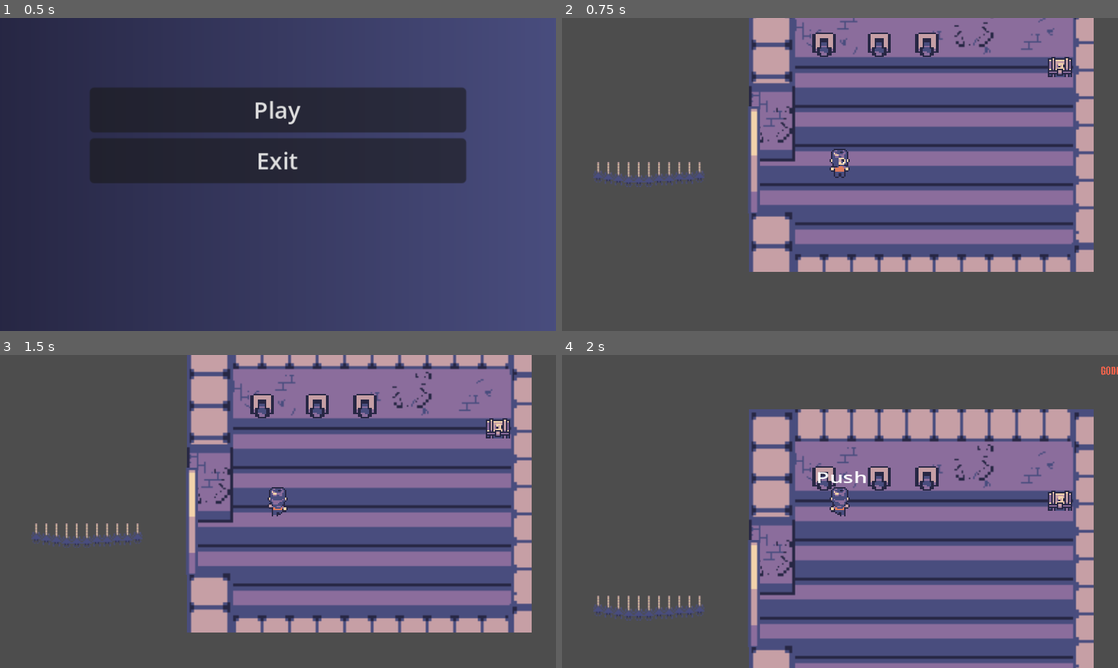
Above: before the commit, frames 1-4 (two rows, left to right).
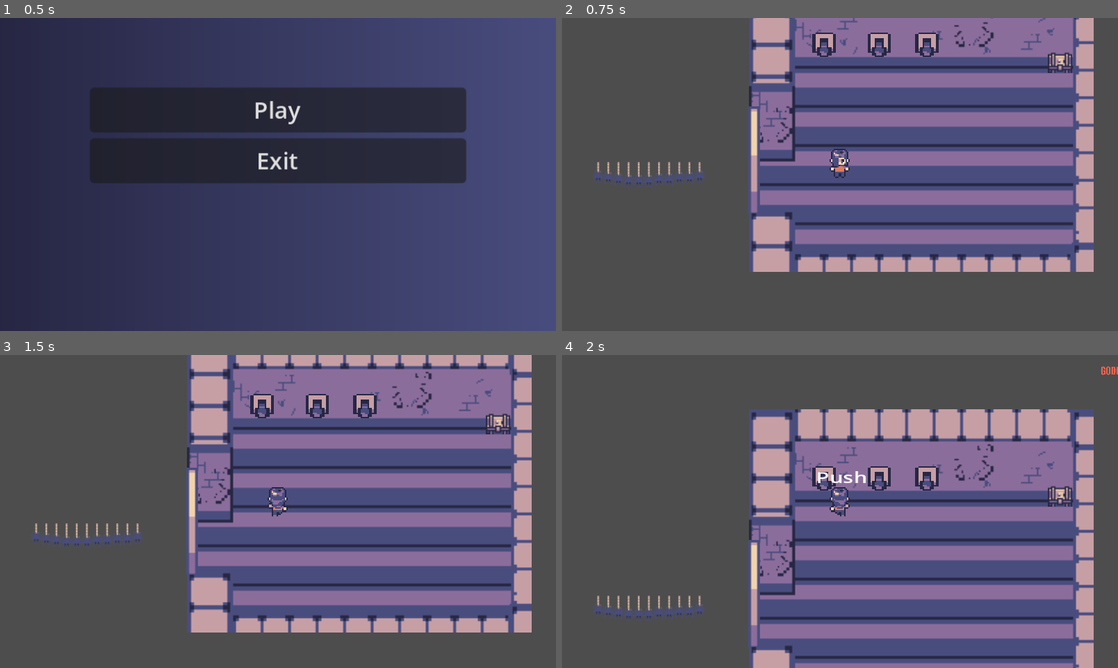
Above: after the commit, the same moments.

Repository: FranzRome/godot-wild-jam--74
Game: Godot game, scene res://scenes/main_menu.tscn
The game is run twice, just before and just after one commit, with the same random seed, the same clock (stepped at 60 frames per second) and the same inputs.
Inputs (mouse positions are in pixels of both pictures, inside the frame that each line leads up to):
- Up to frame 1 (0.5 s): no input
- Up to frame 2 (0.75 s): click "Play" at 0.5 s
- Up to frame 3 (1.5 s): tap Enter at 1.25 s; move the mouse to (250, 574) at 1.27 s; hold W (up) from 1.28 s (still down); tap E (interact) at 1.35 s
- Up to frame 4 (2 s): keep holding W (up)

Frame 1 is identical in both runs. In frame 2, 0.3% of the frame differs, in the area x 87-92%, y 10-19%; in frame 3, 0.3%, in the area x 87-92%, y 18-27%; in frame 4, 0.3%.

Commit message:
simple chest opening animation with dagger

Diff:
--- a/scenes/game_components/interact_area/interact_area.tscn
+++ b/scenes/game_components/interact_area/interact_area.tscn
@@ -1,6 +1,6 @@
 [gd_scene load_steps=3 format=3 uid="uid://bafdf18a4ruk6"]
 
-[ext_resource type="Script" path="res://scripts/lever_interact_area.gd" id="1_0ie26"]
+[ext_resource type="Script" path="res://scripts/interact_area_lever.gd" id="1_0ie26"]
 
 [sub_resource type="CircleShape2D" id="CircleShape2D_t4ngj"]
 radius = 13.0384
--- a/scenes/game_components/treasure_chest/treasure_chest.tscn
+++ b/scenes/game_components/treasure_chest/treasure_chest.tscn
@@ -1,92 +1,197 @@
-[gd_scene load_steps=14 format=3 uid="uid://d2hj4dymn3ovi"]
+[gd_scene load_steps=13 format=3 uid="uid://d2hj4dymn3ovi"]
 
+[ext_resource type="Script" path="res://scripts/treasure_chest.gd" id="1_nx4qa"]
 [ext_resource type="PackedScene" uid="uid://bafdf18a4ruk6" path="res://scenes/game_components/interact_area/interact_area.tscn" id="1_u2ndu"]
-[ext_resource type="Script" path="res://scripts/treasure_chest.gd" id="2_i6aab"]
+[ext_resource type="Texture2D" uid="uid://bld8av7qw2yh1" path="res://sprites/Objects_against_Enemies/Silver_daggers/Sprite_silver_dagger.png" id="2_cg4tm"]
+[ext_resource type="Script" path="res://scripts/interact_area_treasure_chest.gd" id="2_i6aab"]
 [ext_resource type="Texture2D" uid="uid://da6lfpvhfvum2" path="res://sprites/Props/Treasure_box/Sprite_TreasureBox_32pixt-export-Sheet.png" id="3_7gm2x"]
 
 [sub_resource type="RectangleShape2D" id="RectangleShape2D_ak3ou"]
 size = Vector2(16, 14)
 
-[sub_resource type="AtlasTexture" id="AtlasTexture_8bxmn"]
-atlas = ExtResource("3_7gm2x")
-region = Rect2(0, 0, 16, 16)
+[sub_resource type="AtlasTexture" id="AtlasTexture_iyhyx"]
+atlas = ExtResource("2_cg4tm")
+filter_clip = true
 
-[sub_resource type="AtlasTexture" id="AtlasTexture_whf8b"]
-atlas = ExtResource("3_7gm2x")
-region = Rect2(0, 0, 16, 16)
+[sub_resource type="Animation" id="Animation_brjk5"]
+length = 0.001
+tracks/0/type = "value"
+tracks/0/imported = false
+tracks/0/enabled = true
+tracks/0/path = NodePath("Sprite2D:frame")
+tracks/0/interp = 1
+tracks/0/loop_wrap = true
+tracks/0/keys = {
+"times": PackedFloat32Array(0),
+"transitions": PackedFloat32Array(1),
+"update": 1,
+"values": [0]
+}
+tracks/1/type = "value"
+tracks/1/imported = false
+tracks/1/enabled = true
+tracks/1/path = NodePath("ItemSprite:visible")
+tracks/1/interp = 1
+tracks/1/loop_wrap = true
+tracks/1/keys = {
+"times": PackedFloat32Array(0),
+"transitions": PackedFloat32Array(1),
+"update": 1,
+"values": [false]
+}
+tracks/2/type = "value"
+tracks/2/imported = false
+tracks/2/enabled = true
+tracks/2/path = NodePath("ItemSprite:position")
+tracks/2/interp = 1
+tracks/2/loop_wrap = true
+tracks/2/keys = {
+"times": PackedFloat32Array(0),
+"transitions": PackedFloat32Array(1),
+"update": 0,
+"values": [Vector2(0, -3)]
+}
 
-[sub_resource type="AtlasTexture" id="AtlasTexture_uf58w"]
-atlas = ExtResource("3_7gm2x")
-region = Rect2(16, 0, 16, 16)
+[sub_resource type="Animation" id="Animation_11d26"]
+resource_name = "closed"
+tracks/0/type = "value"
+tracks/0/imported = false
+tracks/0/enabled = true
+tracks/0/path = NodePath("Sprite2D:frame")
+tracks/0/interp = 1
+tracks/0/loop_wrap = true
+tracks/0/keys = {
+"times": PackedFloat32Array(0),
+"transitions": PackedFloat32Array(1),
+"update": 1,
+"values": [0]
+}
+tracks/1/type = "value"
+tracks/1/imported = false
+tracks/1/enabled = true
+tracks/1/path = NodePath("ItemSprite:visible")
+tracks/1/interp = 1
+tracks/1/loop_wrap = true
+tracks/1/keys = {
+"times": PackedFloat32Array(0),
+"transitions": PackedFloat32Array(1),
+"update": 1,
+"values": [false]
+}
 
-[sub_resource type="AtlasTexture" id="AtlasTexture_4xpig"]
-atlas = ExtResource("3_7gm2x")
-region = Rect2(32, 0, 16, 16)
+[sub_resource type="Animation" id="Animation_h8py4"]
+resource_name = "open"
+tracks/0/type = "value"
+tracks/0/imported = false
+tracks/0/enabled = true
+tracks/0/path = NodePath("Sprite2D:frame")
+tracks/0/interp = 1
+tracks/0/loop_wrap = true
+tracks/0/keys = {
+"times": PackedFloat32Array(0),
+"transitions": PackedFloat32Array(1),
+"update": 1,
+"values": [6]
+}
+tracks/1/type = "value"
+tracks/1/imported = false
+tracks/1/enabled = true
+tracks/1/path = NodePath("ItemSprite:visible")
+tracks/1/interp = 1
+tracks/1/loop_wrap = true
+tracks/1/keys = {
+"times": PackedFloat32Array(0),
+"transitions": PackedFloat32Array(1),
+"update": 1,
+"values": [false]
+}
 
-[sub_resource type="AtlasTexture" id="AtlasTexture_1qsdr"]
-atlas = ExtResource("3_7gm2x")
-region = Rect2(48, 0, 16, 16)
+[sub_resource type="Animation" id="Animation_vxq61"]
+resource_name = "opening_chest"
+length = 2.0
+tracks/0/type = "value"
+tracks/0/imported = false
+tracks/0/enabled = true
+tracks/0/path = NodePath("Sprite2D:frame")
+tracks/0/interp = 1
+tracks/0/loop_wrap = true
+tracks/0/keys = {
+"times": PackedFloat32Array(0, 0.1, 0.2, 0.3),
+"transitions": PackedFloat32Array(1, 1, 1, 1),
+"update": 1,
+"values": [0, 1, 2, 3]
+}
+tracks/1/type = "value"
+tracks/1/imported = false
+tracks/1/enabled = true
+tracks/1/path = NodePath("ItemSprite:visible")
+tracks/1/interp = 1
+tracks/1/loop_wrap = true
+tracks/1/keys = {
+"times": PackedFloat32Array(0, 0.366667, 1.96667),
+"transitions": PackedFloat32Array(1, 1, 1),
+"update": 1,
+"values": [false, true, false]
+}
+tracks/2/type = "value"
+tracks/2/imported = false
+tracks/2/enabled = true
+tracks/2/path = NodePath("ItemSprite:position")
+tracks/2/interp = 1
+tracks/2/loop_wrap = true
+tracks/2/keys = {
+"times": PackedFloat32Array(0.366667, 0.7, 1.26667, 1.96667),
+"transitions": PackedFloat32Array(1, -2, 1, 1),
+"update": 0,
+"values": [Vector2(0, -3), Vector2(0, -40), Vector2(0, -20), Vector2(0, -20)]
+}
 
-[sub_resource type="AtlasTexture" id="AtlasTexture_2xt75"]
-atlas = ExtResource("3_7gm2x")
-region = Rect2(64, 0, 16, 16)
-
-[sub_resource type="AtlasTexture" id="AtlasTexture_u4c4g"]
-atlas = ExtResource("3_7gm2x")
-region = Rect2(80, 0, 16, 16)
-
-[sub_resource type="AtlasTexture" id="AtlasTexture_iodm8"]
-atlas = ExtResource("3_7gm2x")
-region = Rect2(96, 0, 16, 16)
-
-[sub_resource type="SpriteFrames" id="SpriteFrames_gpfca"]
-animations = [{
-"frames": [{
-"duration": 1.0,
-"texture": SubResource("AtlasTexture_8bxmn")
-}, {
-"duration": 1.0,
-"texture": SubResource("AtlasTexture_whf8b")
-}, {
-"duration": 1.0,
-"texture": SubResource("AtlasTexture_uf58w")
-}, {
-"duration": 1.0,
-"texture": SubResource("AtlasTexture_4xpig")
-}, {
-"duration": 1.0,
-"texture": SubResource("AtlasTexture_1qsdr")
-}, {
-"duration": 1.0,
-"texture": SubResource("AtlasTexture_2xt75")
-}, {
-"duration": 1.0,
-"texture": SubResource("AtlasTexture_u4c4g")
-}, {
-"duration": 1.0,
-"texture": SubResource("AtlasTexture_iodm8")
-}],
-"loop": false,
-"name": &"default",
-"speed": 5.0
-}]
+[sub_resource type="AnimationLibrary" id="AnimationLibrary_qea5e"]
+_data = {
+"RESET": SubResource("Animation_brjk5"),
+"closed": SubResource("Animation_11d26"),
+"open": SubResource("Animation_h8py4"),
+"opening_chest": SubResource("Animation_vxq61")
+}
 
 [node name="TreasureChest" type="Node2D"]
+script = ExtResource("1_nx4qa")
 
 [node name="StaticBody2D" type="StaticBody2D" parent="."]
+position = Vector2(0, -3)
 
 [node name="CollisionShape2D" type="CollisionShape2D" parent="StaticBody2D"]
 position = Vector2(0, 1)
 shape = SubResource("RectangleShape2D_ak3ou")
 
 [node name="InteractArea" parent="." instance=ExtResource("1_u2ndu")]
+position = Vector2(0, -3)
 scale = Vector2(1.053, 1)
 script = ExtResource("2_i6aab")
-interact_label = "open"
+interact_label = "Open"
 
-[node name="AnimatedSprite2D" type="AnimatedSprite2D" parent="."]
-unique_name_in_owner = true
-texture_filter = 1
-sprite_frames = SubResource("SpriteFrames_gpfca")
+[node name="Sprite2D" type="Sprite2D" parent="."]
+position = Vector2(0, -3)
+texture = ExtResource("3_7gm2x")
+hframes = 7
+
+[node name="ItemSprite" type="Sprite2D" parent="."]
+visible = false
+position = Vector2(0, -3)
+texture = SubResource("AtlasTexture_iyhyx")
+
+[node name="Label" type="Label" parent="ItemSprite"]
+offset_right = 40.0
+offset_bottom = 23.0
+theme_override_colors/font_shadow_color = Color(0, 0, 0, 1)
+text = "+ Silver Dagger"
+horizontal_alignment = 1
+vertical_alignment = 1
+
+[node name="AnimationPlayer" type="AnimationPlayer" parent="."]
+libraries = {
+"": SubResource("AnimationLibrary_qea5e")
+}
+autoplay = "closed"
 
 [editable path="InteractArea"]
--- a/scenes/main_scene.tscn
+++ b/scenes/main_scene.tscn
@@ -140,6 +140,9 @@
 position = Vector2(152, -75)
 scale = Vector2(1.053, 1)
 
+[node name="InteractArea" parent="Environment/Interactables/TreasureChest" index="1"]
+interact_label = "Open"
+
 [node name="EscapeDoor" type="Node2D" parent="Environment/Interactables"]
 position = Vector2(-66, 10)
 scale = Vector2(0.699517, 0.595073)
--- /dev/null
+++ b/scripts/interact_area_treasure_chest.gd
@@ -0,0 +1,11 @@
+class_name  InteractAreaTreasureChest extends Area2D
+
+enum WEAPON_TYPE {
+	SILVER_DAGGER,
+	HOLY_WATER,
+	SILVER_BULLET
+}
+
+@export var interact_label = "Open"
+@export var interact_type: WEAPON_TYPE = WEAPON_TYPE.SILVER_DAGGER
+@onready var interact_value = PuzzleManager.INTERACT_OBJECTS.TREASURE_CHEST
--- a/scripts/player.gd
+++ b/scripts/player.gd
@@ -27,10 +27,6 @@
 
 	if(Input.is_action_just_pressed("interact")):
 		PuzzleManager.execute_interactions()
-
-
-
-
 
 
 func attack():
--- a/scripts/singleton/puzzle_manager.gd
+++ b/scripts/singleton/puzzle_manager.gd
@@ -1,7 +1,7 @@
 extends Node
 
 signal puzzle_trigger_event(is_puzzle_right: bool)
-signal silver_chest_opened()
+signal silver_dagger_chest_opened()
 
 @onready var all_interactions = []
 
@@ -41,8 +41,8 @@
 var is_silver_dagger_chest_open = false
 
 func interact_treasure_chest(current_interaction):
-	if(is_silver_dagger_chest_open == false && current_interaction.interact_type == TreasureChest.WEAPON_TYPE.SILVER_DAGGER):
-		silver_chest_opened.emit()
+	if(is_silver_dagger_chest_open == false && current_interaction.interact_type == InteractAreaTreasureChest.WEAPON_TYPE.SILVER_DAGGER):
+		silver_dagger_chest_opened.emit()
 		is_silver_dagger_chest_open = true;
 
 
--- a/scripts/treasure_chest.gd
+++ b/scripts/treasure_chest.gd
@@ -1,26 +1,15 @@
-class_name  TreasureChest extends Area2D
+extends Node2D
 
-enum WEAPON_TYPE {
-	SILVER_DAGGER,
-	HOLY_WATER,
-	SILVER_BULLET
-}
-
-@export var interact_label = "open"
-@export var interact_type: WEAPON_TYPE = WEAPON_TYPE.SILVER_DAGGER
-@onready var interact_value = PuzzleManager.INTERACT_OBJECTS.TREASURE_CHEST
-
-@onready var animated_sprite : AnimatedSprite2D = %AnimatedSprite2D
 
 var is_treasure_box_open = false
-
-
+@onready var animation_player : AnimationPlayer = $AnimationPlayer
 
 func _ready():
-	PuzzleManager.silver_chest_opened.connect(change_visual)
+	PuzzleManager.silver_dagger_chest_opened.connect(change_visual)
 
 
 func change_visual():
 	if(is_treasure_box_open):
 		return
-	animated_sprite.play("default")
+	animation_player.play("opening_chest")
+	is_treasure_box_open = true
Renamed: scripts/lever_interact_area.gd -> scripts/interact_area_lever.gd
